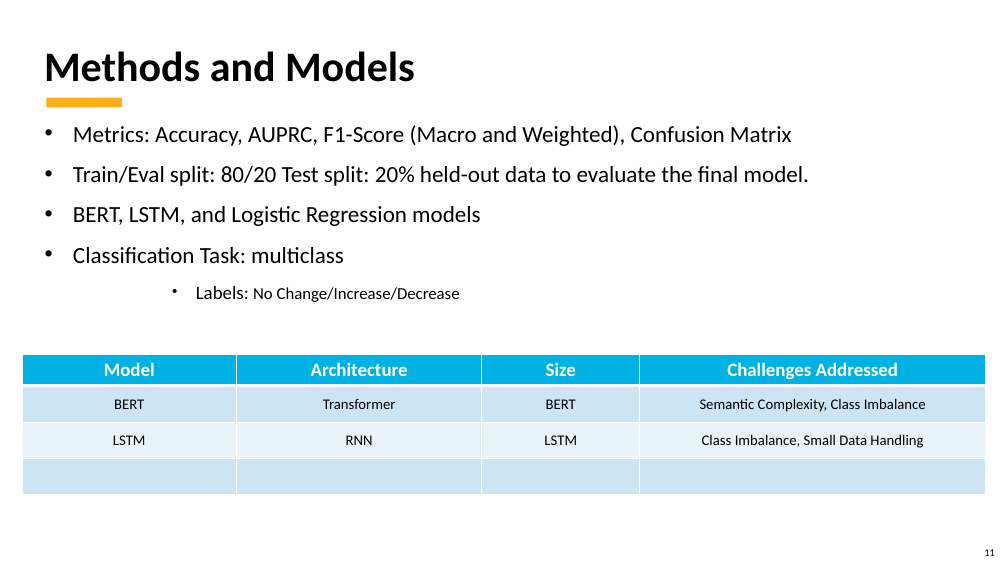
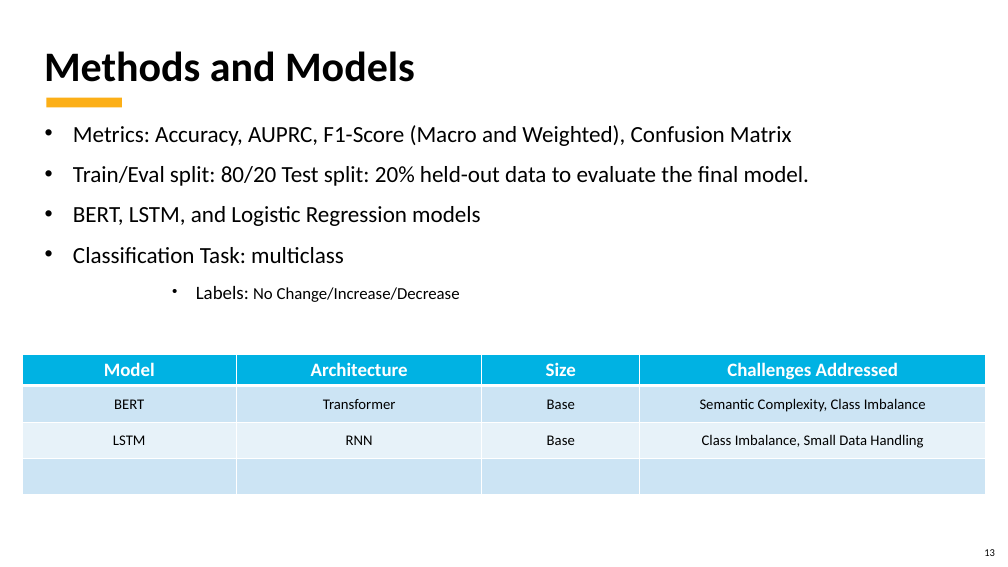
Before and after one commit to kubernetes-world/3666-ANLP-Predicting-ECB-Monetary-Policy, a slide deck: slide 13 of 3666 ANLP - Predicting ECB Monetary Policy.Final Project.pptx (slide 11 before the commit). Drawn at 1008x567 pixels with LibreOffice and Linux fonts; fonts in the diff are those of the drawing; background and template pictures are left out. Boxes give left, top, right and bottom in pixels: in the first picture for what was removed or moved away, otherwise in the second. Text is boxed around its words. In the diff, an @@ line names an element or a change of style, - is before the commit and + after.

```diff
--- a/3666 ANLP - Predicting ECB Monetary Policy.Final Project.pptx
+++ b/3666 ANLP - Predicting ECB Monetary Policy.Final Project.pptx
@@ table at [22, 355, 987, 494] @@
-row 2, column 3: BERT
+row 2, column 3: Base
-row 3, column 3: LSTM
+row 3, column 3: Base
@@ page number at [984, 549, 995, 556]: text changed @@
-11
+13
```
Also in this commit, not shown: 6 other slides changed, 6 slides added, 3 slides removed.
